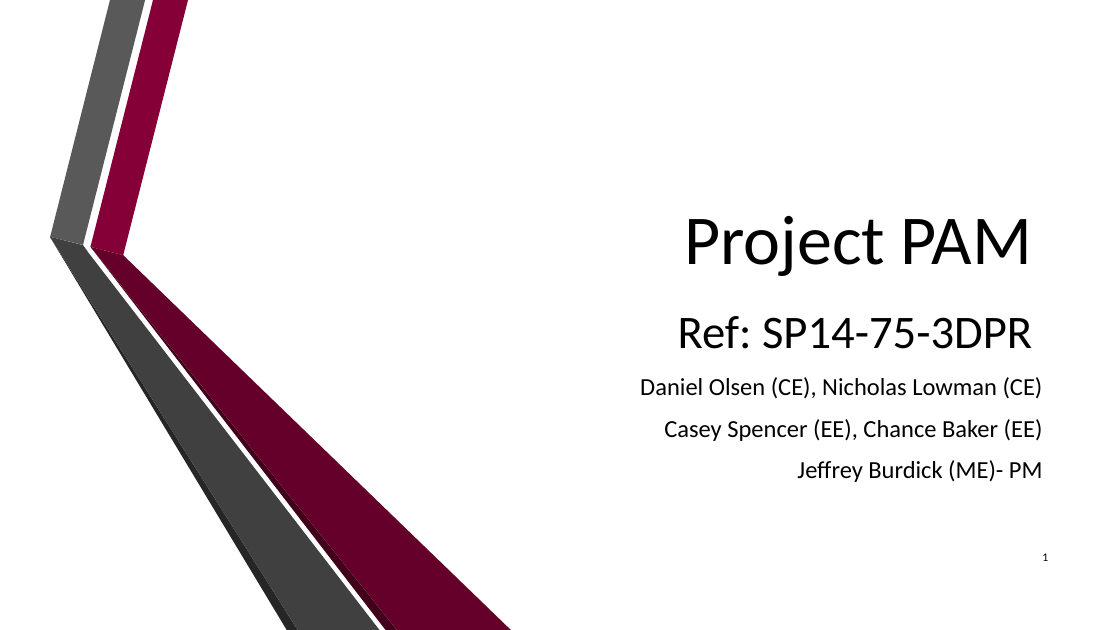
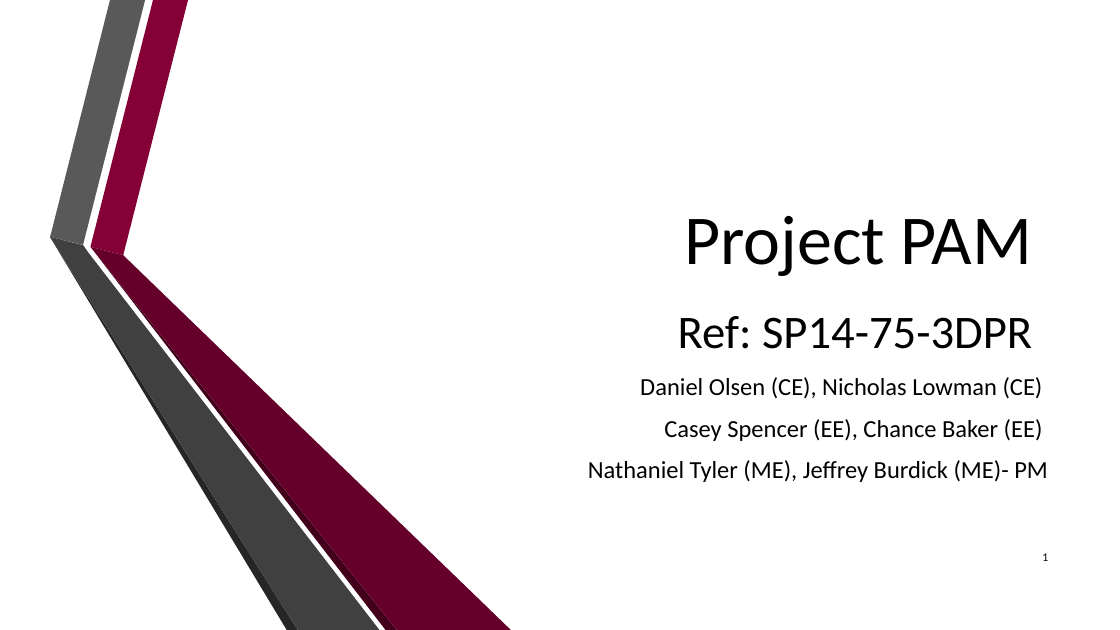
Before and after one commit to dan-olsen/SeniorDesign, a slide deck: slide 1 of Presentations/DesignPres/DesignPres-75.pptx. Drawn at 1120x630 pixels with LibreOffice and Linux fonts; fonts in the diff are those of the drawing; background and template pictures are left out. Boxes give left, top, right and bottom in pixels: in the first picture for what was removed or moved away, otherwise in the second. Text is boxed around its words. In the diff, an @@ line names an element or a change of style, - is before the commit and + after.

Commit message:
Add all slides

```diff
--- a/Presentations/DesignPres/DesignPres-75.pptx
+++ b/Presentations/DesignPres/DesignPres-75.pptx
@@ subtitle at [588, 460, 1048, 482]: text changed @@
-Jeffrey Burdick (ME)- PM
+Nathaniel Tyler (ME), Jeffrey Burdick (ME)- PM
```
Also in this commit, not shown: 1 other slide changed, 4 slides added, 6 slides removed.
